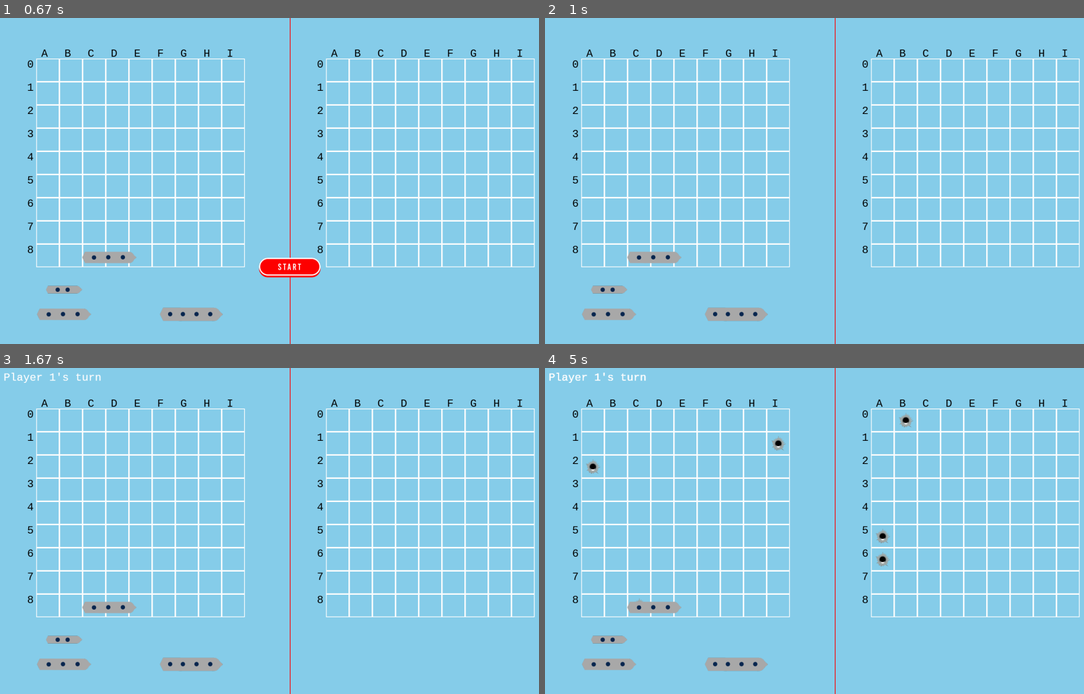
Above: before the commit, frames 1-4 (two rows, left to right).
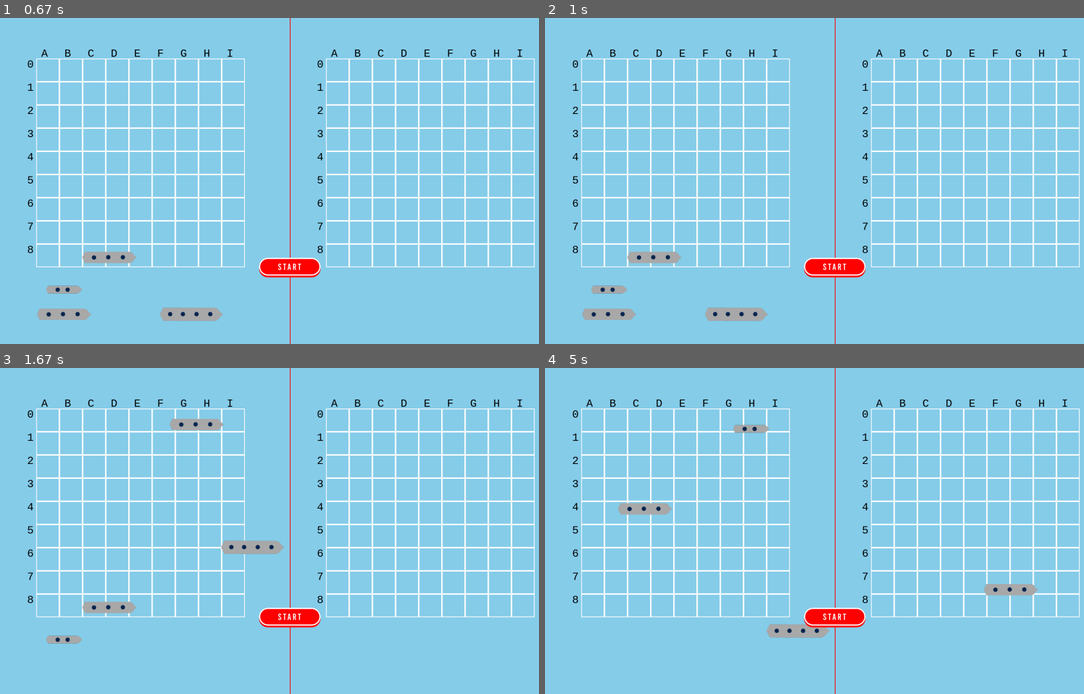
Above: after the commit, the same moments.

Repository: franciapparelli/battleship-pygame
Game: pygame game, started from app/main.py
The game is run twice, just before and just after one commit, with the same random seed, the same clock (stepped at 60 frames per second) and the same inputs.
Inputs (mouse positions are in pixels of both pictures, inside the frame that each line leads up to):
- Up to frame 1 (0.67 s): press the mouse at (194, 288) at 0.37 s; move the mouse to (150, 272) at 0.47 s; release the mouse at (107, 255) at 0.6 s
- Up to frame 2 (1 s): click (836, 269) at 0.72 s
- Up to frame 3 (1.67 s): press the mouse at (64, 664) at 1.03 s; move the mouse to (129, 544) at 1.13 s; release the mouse at (194, 423) at 1.27 s; press the mouse at (194, 664) at 1.37 s; move the mouse to (220, 605) at 1.47 s; release the mouse at (253, 547) at 1.6 s
- Up to frame 4 (5 s): press the mouse at (798, 547) at 1.7 s; move the mouse to (744, 547) at 1.8 s; release the mouse at (690, 544) at 1.93 s; press the mouse at (739, 423) at 2.03 s; move the mouse to (717, 537) at 2.13 s; release the mouse at (695, 654) at 2.27 s; press the mouse at (609, 638) at 2.37 s; move the mouse to (749, 524) at 2.47 s; release the mouse at (895, 410) at 2.6 s; press the mouse at (652, 605) at 2.7 s; move the mouse to (771, 576) at 2.8 s; release the mouse at (889, 544) at 2.93 s; press the mouse at (690, 544) at 3.03 s; move the mouse to (744, 589) at 3.13 s; release the mouse at (798, 632) at 3.27 s; press the mouse at (889, 544) at 3.37 s; move the mouse to (765, 524) at 3.47 s; release the mouse at (647, 508) at 3.6 s; press the mouse at (895, 410) at 3.7 s; move the mouse to (830, 446) at 3.8 s; release the mouse at (771, 485) at 3.93 s; press the mouse at (695, 654) at 4.03 s; move the mouse to (852, 622) at 4.13 s; release the mouse at (1008, 589) at 4.27 s; press the mouse at (771, 485) at 4.37 s; move the mouse to (819, 521) at 4.47 s; release the mouse at (868, 557) at 4.6 s; press the mouse at (868, 557) at 4.7 s; move the mouse to (809, 491) at 4.8 s; release the mouse at (749, 429) at 4.93 s

Frame 1 is identical in both runs. In frame 2, 0.7% of the frame differs, in the area x 48-60%, y 73-80%; in frame 3, 2.4%; in frame 4, 3.7%, in the area x 0-92%, y 1-94%.

Commit message:
Boats Tracker Fixed

Diff:
--- a/app/main.py
+++ b/app/main.py
@@ -13,20 +13,19 @@
 
 FPS = 60
 
-crew_img = pygame.image.load("images/crew2.png")
+crew_img = pygame.image.load("crew2.png")
 rect = crew_img.get_rect()
 rect.center = WIDTH // 2, HEIGHT // 2
 
-START_BUTTON = pygame.image.load("images/start.png")
+START_BUTTON = pygame.image.load("start.png")
 rect_start = START_BUTTON.get_rect()
 rect_start.center = WIDTH // 2, HEIGHT // 1.3
 
-BULLET = pygame.image.load("images/bullet.png")
+BULLET = pygame.image.load("bullet.png")
 
 # we use the sizes to draw as well as to do our "steps" in the loops.
 GRID_NODE_WIDTH = WIDTH // 25
 GRID_NODE_HEIGHT = WIDTH // 25
-
 
 def draw_window():
     SCREEN.fill(LIGHT_BLUE)
@@ -106,76 +105,34 @@
             x += GRID_NODE_WIDTH  # for every item/number in that row we move one "step" to the right
         y += GRID_NODE_HEIGHT  # for every new row we move one "step" downwards
 
-"""
+
 def validate_ship_placement(matrix):
-    # Define the ship sizes and their counts
-    ship_sizes = {'Aircraft Carrier': 5, 'Battleship': 4, 'Cruiser': 3, 'Submarine': 3, 'Destroyer': 2}
-    ship_counts = {ship: 0 for ship in ship_sizes}
-
-    # Iterate through the matrix to validate ship placement
-    for row in range(9):
-        for col in range(9):
-            cell = matrix[row][col]
-
-            # If the cell contains a ship, check its placement
-            if cell == "H":
-                # Check horizontally for consecutive ships
-                if col + 1 < 9 and matrix[row][col + 1] == "H":
-                    return False  # Two ships are adjacent horizontally
-                # Check vertically for consecutive ships
-                if row + 1 < 9 and matrix[row + 1][col] == "H":
-                    return False  # Two ships are adjacent vertically
-
-                # Determine the ship's size
-                ship_size = 1
-                if col + 1 < 9 and matrix[row][col + 1] == "H":
-                    # If the ship continues horizontally, calculate its size
-                    for i in range(col + 1, 9):
-                        if matrix[row][i] == "H":
-                            ship_size += 1
-                        else:
-                            break
-
-                elif row + 1 < 9 and matrix[row + 1][col] == "H":
-                    # If the ship continues vertically, calculate its size
-                    for i in range(row + 1, 9):
-                        if matrix[i][col] == "H":
-                            ship_size += 1
-                        else:
-                            break
-
-                # Check if the ship size matches a valid ship size
-                if ship_size not in ship_sizes.values():
-                    return False  # Invalid ship size
-
-                # Increment the count of the corresponding ship
-                for ship, size in ship_sizes.items():
-                    if size == ship_size:
-                        ship_counts[ship] += 1
-
-    # Check if the correct number of each ship is placed
-    for ship, count in ship_counts.items():
-        if count != 1:  # In a standard game, there should be one of each type of ship
-            return False
-
-    # All checks passed, ship placement is valid
+    counter = 0
+    for row in matrix:
+        for item in row:
+            if item == "B":
+                counter += 1
+    if counter != 12:
+        print(counter)
+        return False
     return True
-"""
-
 
 def computer_attacking(matrix, computer_counter):
     row = random.randint(0, 8)
     column = random.randint(0, 8)
 
-    while matrix[row][column] != "F" and matrix[row][column] != "O":
+    while matrix[row][column] == "F" or matrix[row][column] == "O":
         row = random.randint(0, 8)
         column = random.randint(0, 8)
-        if matrix[row][column] == "X":
-            matrix[row][column] = "F"
-            computer_counter += 1
-        else:
-            matrix[row][column] = "O"
-    return matrix, computer_counter
+
+    if matrix[row][column] == "B":
+        matrix[row][column] = "F"
+        computer_counter += 1  # Increment the computer_counter
+    else:
+        matrix[row][column] = "O"
+
+    return matrix, computer_counter  # Return the updated computer_counter
+
 
 Message = namedtuple("Message", ["text", "position", "duration", "frames"])
 
@@ -201,19 +158,19 @@
     clock = pygame.time.Clock()
 
     # Crew Boats Load
-    crew2_img = pygame.image.load("images/crew2.png")
+    crew2_img = pygame.image.load("crew2.png")
     rect2 = crew2_img.get_rect()
     rect2.center = WIDTH // 9, HEIGHT // 1.2
 
-    crew3_img = pygame.image.load("images/crew3.png")
+    crew3_img = pygame.image.load("crew3.png")
     rect3 = crew3_img.get_rect()
     rect3.center = WIDTH // 3, HEIGHT // 1.2
 
-    crew3D_img = pygame.image.load("images/crew3.png") # Second Boat of size 3
+    crew3D_img = pygame.image.load("crew3.png") # Second Boat of size 3
     rect3D = crew3D_img.get_rect()
     rect3D.center = WIDTH // 9, HEIGHT // 1.1
 
-    crew4_img = pygame.image.load("images/crew4.png")
+    crew4_img = pygame.image.load("crew4.png")
     rect4 = crew4_img.get_rect()
     rect4.center = WIDTH // 3, HEIGHT // 1.1
 
@@ -254,11 +211,11 @@
                         moving = True
                         moving4 = True
                     if rect_start.collidepoint(event.pos):
-                        # if validate_ship_placement(player_matrix):
-                        #     ships_placing_phase = False
-                        ships_placing_phase = False
-                        attacking_phase = True
-                        START_BUTTON.fill((255, 255, 255, 0))
+                        print(player_matrix)
+                        if validate_ship_placement(player_matrix):
+                            ships_placing_phase = False
+                            attacking_phase = True
+                            START_BUTTON.fill((255, 255, 255, 0))
                 if event.button == 3:
                     if rect2.collidepoint(event.pos):
                         crew2_img = pygame.transform.rotate(crew2_img, 90)
@@ -296,6 +253,11 @@
                 first_node_y = (first_pos_y - (HEIGHT // 8)) // GRID_NODE_HEIGHT
                 second_node_x = (second_pos_x - (WIDTH // 16)) // GRID_NODE_WIDTH
                 second_node_y = (second_pos_y - (HEIGHT // 8)) // GRID_NODE_HEIGHT
+                for row in range(9):
+                    for item in range(9):
+                          if player_matrix[row][item] == "H":
+                            player_matrix[row][item] = "B"
+
             elif event.type == pygame.MOUSEMOTION and moving and ships_placing_phase:
                 if moving2:
                     rect2.move_ip(event.rel)
@@ -363,7 +325,9 @@
                                     else:
                                         player_matrix[row][item] = "F"
                         else:
-                            player_matrix[row][item] = "-"
+                            if player_matrix[row][item] != "B":
+                                player_matrix[row][item] = "-"
+
             elif event.type == pygame.MOUSEBUTTONDOWN and attacking_phase:
                 if player_attacking_phase:
                     message = create_message("Player 1's turn", (10, 10), 120)  # Display for 2 seconds (assuming 60 FPS)
@@ -392,6 +356,7 @@
                             player_attacking_phase = False
                             if player_counter < 12:
                                 player_matrix, computer_counter = computer_attacking(player_matrix, computer_counter)
+                                print(computer_counter)
                                 player_attacking_phase = True
 
         draw_window()
Renamed: images/bullet.png -> app/bullet.png
Renamed: images/crew2.png -> app/crew2.png
Renamed: images/crew3.png -> app/crew3.png
Renamed: images/crew4.png -> app/crew4.png
Renamed: images/start.png -> app/start.png
